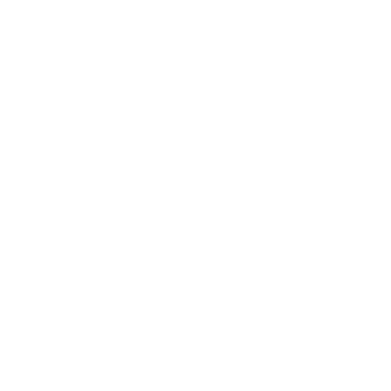
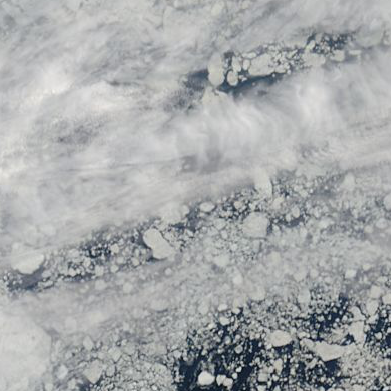
Layers edited between the first and the second 391×391 image:
added layer "073_barents-kara_seas_100km_20110601.terra.truecolor.250m" above "Background" over left=0, top=0, right=391, bottom=391
